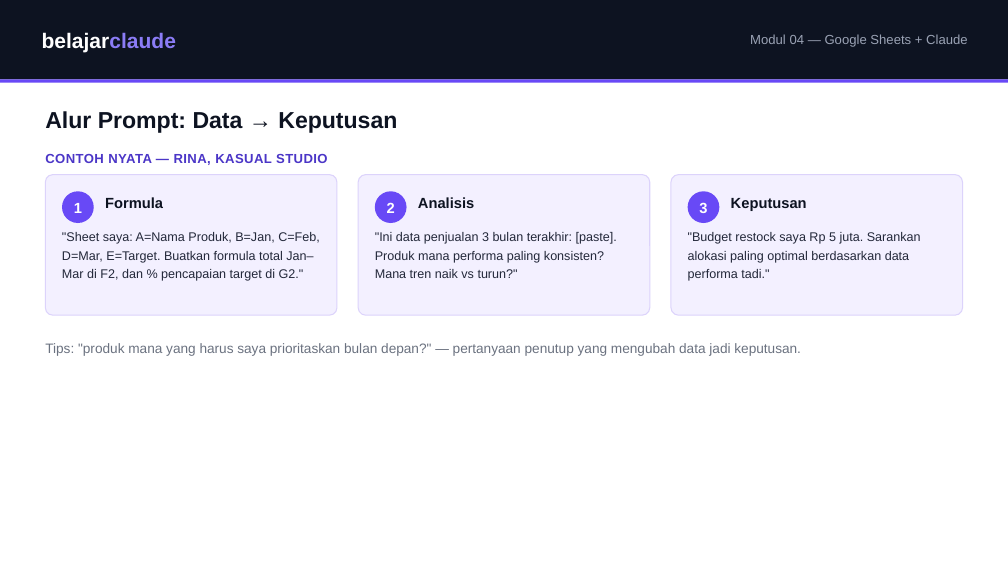
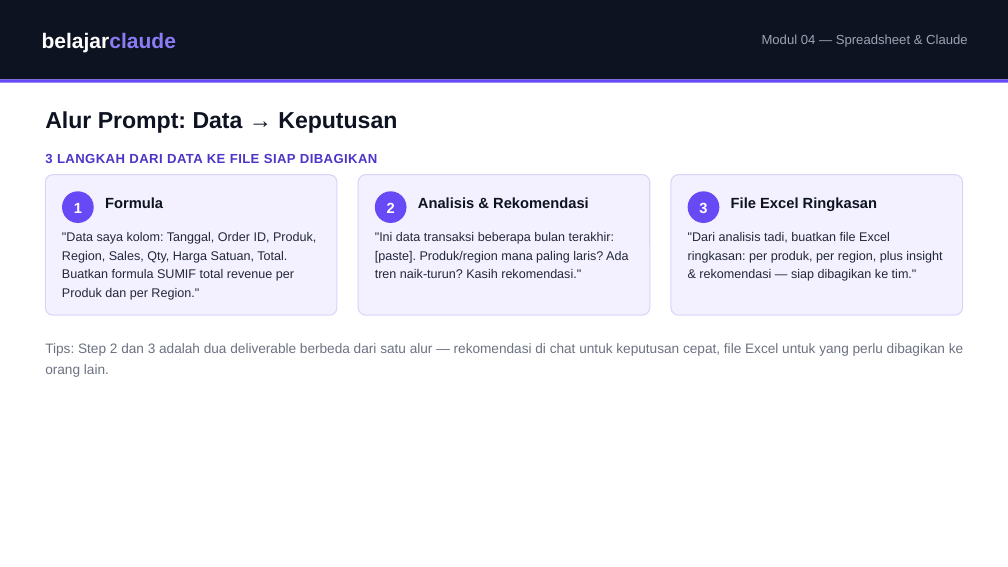
Before and after one commit to juliautomo/belajar-claude, a slide deck: slide 4 of K2-Produktivitas/M04-Google-Sheets/K2-M04-Google-Sheets.pptx. Drawn at 1008x567 pixels with LibreOffice and Linux fonts; fonts in the diff are those of the drawing. Boxes give left, top, right and bottom in pixels: in the first picture for what was removed or moved away, otherwise in the second. Text is boxed around its words. In the diff, an @@ line names an element or a change of style, - is before the commit and + after.

Commit message:
K2 M4: rename module to Spreadsheet & Claude, add Excel intro, restructure CSV to transactional data (~180 rows), generic Alur Prompt with new Excel-file-output step, remove 100% Gratis labels, add workflow automation title, move Claude in Chrome tip to bottom, label Apps Script as Sheets-specific with VBA pointer

```diff
--- a/K2-Produktivitas/M04-Google-Sheets/K2-M04-Google-Sheets.pptx
+++ b/K2-Produktivitas/M04-Google-Sheets/K2-M04-Google-Sheets.pptx
@@ text at [762,34,968,47]: text changed @@
-Modul 04 — Google Sheets + Claude
+Modul 04 — Spreadsheet & Claude
@@ text at [45,154,378,163]: text changed @@
-CONTOH NYATA — RINA, KASUAL STUDIO
+3 LANGKAH DARI DATA KE FILE SIAP DIBAGIKAN
@@ text at [418,197,589,208]: text changed @@
-Analisis
+Analisis & Rekomendasi
@@ text at [731,197,877,211]: text changed @@
-Keputusan
+File Excel Ringkasan
@@ text at [62,232,316,300]: text changed @@
-"Sheet saya: A=Nama Produk, B=Jan, C=Feb, D=Mar, E=Target. Buatkan formula total Jan–Mar di F2, dan % pencapaian target di G2."
+"Data saya kolom: Tanggal, Order ID, Produk, Region, Sales, Qty, Harga Satuan, Total. Buatkan formula SUMIF total revenue per Produk dan per Region."
@@ text at [375,232,628,278]: text changed @@
-"Ini data penjualan 3 bulan terakhir: [paste]. Produk mana performa paling konsisten? Mana tren naik vs turun?"
+"Ini data transaksi beberapa bulan terakhir: [paste]. Produk/region mana paling laris? Ada tren naik-turun? Kasih rekomendasi."
@@ text at [688,232,942,281]: text changed @@
-"Budget restock saya Rp 5 juta. Sarankan alokasi paling optimal berdasarkan data performa tadi."
+"Dari analisis tadi, buatkan file Excel ringkasan: per produk, per region, plus insight & rekomendasi — siap dibagikan ke tim."
@@ text at [45,343,963,377]: text changed @@
-Tips: "produk mana yang harus saya prioritaskan bulan depan?" — pertanyaan penutup yang mengubah data jadi keputusan.
+Tips: Step 2 dan 3 adalah dua deliverable berbeda dari satu alur — rekomendasi di chat untuk keputusan cepat, file Excel untuk yang perlu dibagikan ke orang lain.
```
Also in this commit, not shown: 6 other slides changed, 2 other files.
